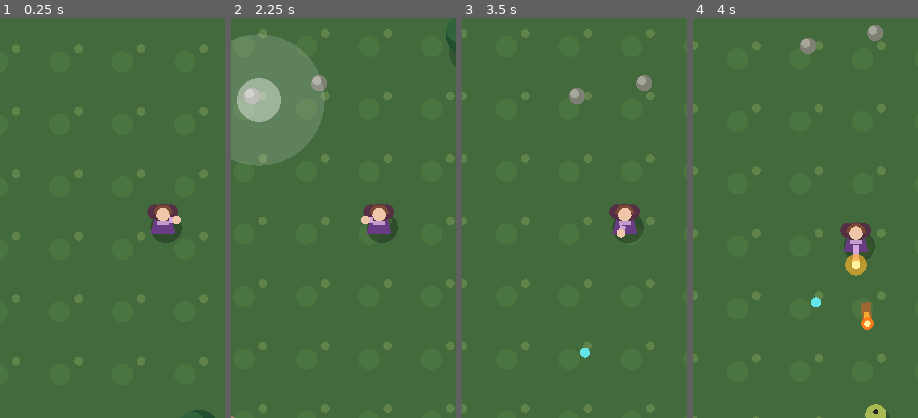
Above: before the commit, frames 1-4 (left to right).
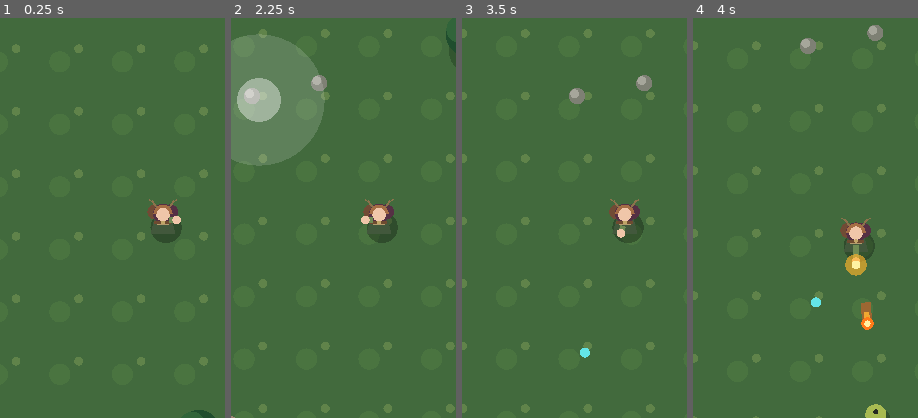
Above: after the commit, the same moments.

Repository: cosmerearchives-creator/dnd-adventurers
Game: Godot game, scene res://scenes/wilderness.tscn
Same seed, same stepped clock (60 frames per second), same inputs: the game is played once before the commit and once after it.
Inputs (mouse positions are % of the whole screen's width and height, from its top left):
- Up to frame 1 (0.25 s): no input
- Up to frame 2 (2.25 s): move the mouse to (45, 70) at 0.52 s; hold Up (ui_up) 0.53-1.25 s; click (45, 70) at 0.67 s; drag from (80, 65) to (45, 70) at 1.27 s; move the mouse to (20, 35) at 2.02 s; hold Left (ui_left) from 2.03 s (still down); click (20, 35) at 2.17 s
- Up to frame 3 (3.5 s): release Left (ui_left) at 2.75 s; drag from (55, 50) to (20, 35) at 2.77 s
- Up to frame 4 (4 s): move the mouse to (35, 25) at 3.52 s; hold Down (ui_down) from 3.53 s (still down); click (35, 25) at 3.67 s
The pictures show only the part of the screen within x 14-64%, y 25-75%; the shares and areas given below are measured in that part.

The runs differ from the first frame. In frame 1, 0.5% of the frame differs, in the area x 65-79%, y 45-54%; in frame 2, 0.5%; in frame 3, 0.5%; in frame 4, 0.6%, in the area x 65-80%, y 50-60%.

Commit message:
Release 0.2.3 woodland druid and randomized three-choice upgrade menu

Diff:
--- a/game/scripts/wilderness.gd
+++ b/game/scripts/wilderness.gd
@@ -23,6 +23,18 @@
 var player_xp := 0
 var xp_needed := 6
 var player_damage := 18.0
+var move_multiplier := 1.0
+var attack_multiplier := 1.0
+var dodge_chance := 0.0
+var bolt_radius := 10.0
+var extra_fireball := false
+var split_fireballs := false
+var explosive_fireballs := false
+var leveling := false
+var pending_levels := 0
+var level_panel: PanelContainer
+var upgrade_list: VBoxContainer
+const UPGRADES := ["attack_speed", "move_speed", "dodge", "multishot", "split", "hitbox", "explosion"]
 var enemies: Array[Dictionary] = []
 var pickups: Array[Vector2] = []
 var firebolts: Array[Dictionary] = []
@@ -74,6 +86,7 @@
     hint_label.text = "Drag to move. Fire bolts cast automatically."
     hud.add_child(hint_label)
     _create_result_popup()
+    _create_level_menu()
     _update_hud()
 
 func _create_result_popup() -> void:
@@ -99,6 +112,77 @@
     content.add_child(restart)
     result_panel.hide()
 
+func _create_level_menu() -> void:
+    var overlay := CenterContainer.new()
+    overlay.set_anchors_and_offsets_preset(Control.PRESET_FULL_RECT)
+    overlay.mouse_filter = Control.MOUSE_FILTER_IGNORE
+    hud.add_child(overlay)
+    level_panel = PanelContainer.new()
+    level_panel.custom_minimum_size = Vector2(590, 530)
+    overlay.add_child(level_panel)
+    var layout := VBoxContainer.new()
+    layout.add_theme_constant_override("separation", 18)
+    level_panel.add_child(layout)
+    var heading := Label.new()
+    heading.text = "LEVEL UP!  CHOOSE ONE"
+    heading.horizontal_alignment = HORIZONTAL_ALIGNMENT_CENTER
+    heading.add_theme_font_size_override("font_size", 30)
+    layout.add_child(heading)
+    upgrade_list = VBoxContainer.new()
+    upgrade_list.add_theme_constant_override("separation", 14)
+    layout.add_child(upgrade_list)
+    level_panel.hide()
+
+func _upgrade_label(id: String) -> String:
+    match id:
+        "attack_speed": return "Swift Casting  -  20% faster attacks"
+        "move_speed": return "Forest Stride  -  15% faster movement"
+        "dodge": return "Wild Instinct  -  +8% dodge chance"
+        "multishot": return "Twin Flame  -  cast two fireballs"
+        "split": return "Ember Seeds  -  split on impact"
+        "hitbox": return "Growing Flame  -  +35% fireball size"
+        "explosion": return "Wildfire  -  explosive impact"
+    return id
+
+func _show_level_menu() -> void:
+    leveling = true
+    touch_index = -1
+    touch_vector = Vector2.ZERO
+    for child in upgrade_list.get_children():
+        child.queue_free()
+    var pool: Array[String] = []
+    for id in UPGRADES:
+        if id == "multishot" and extra_fireball: continue
+        if id == "split" and split_fireballs: continue
+        if id == "explosion" and explosive_fireballs: continue
+        pool.append(id)
+    pool.shuffle()
+    for i in range(mini(3, pool.size())):
+        var id: String = pool[i]
+        var choice := Button.new()
+        choice.text = _upgrade_label(id)
+        choice.custom_minimum_size = Vector2(550, 108)
+        choice.add_theme_font_size_override("font_size", 23)
+        choice.pressed.connect(_choose_upgrade.bind(id))
+        upgrade_list.add_child(choice)
+    level_panel.show()
+
+func _choose_upgrade(id: String) -> void:
+    match id:
+        "attack_speed": attack_multiplier *= 1.20
+        "move_speed": move_multiplier *= 1.15
+        "dodge": dodge_chance = minf(0.75, dodge_chance + 0.08)
+        "multishot": extra_fireball = true
+        "split": split_fireballs = true
+        "hitbox": bolt_radius *= 1.35
+        "explosion": explosive_fireballs = true
+    level_panel.hide()
+    pending_levels -= 1
+    if pending_levels > 0:
+        _show_level_menu()
+    else:
+        leveling = false
+
 func _input(event: InputEvent) -> void:
     if event is InputEventScreenTouch:
         if event.pressed and touch_index == -1 and event.position.x < get_viewport_rect().size.x * 0.55:
@@ -112,7 +196,7 @@
         touch_vector = (event.position - touch_origin).limit_length(TOUCH_RADIUS) / TOUCH_RADIUS
 
 func _process(delta: float) -> void:
-    if game_over:
+    if game_over or leveling:
         queue_redraw()
         return
     elapsed += delta
@@ -125,7 +209,7 @@
     var movement := Input.get_vector("ui_left", "ui_right", "ui_up", "ui_down")
     if touch_vector.length() > 0.08:
         movement = touch_vector
-    player_pos += movement.limit_length(1.0) * PLAYER_SPEED * delta
+    player_pos += movement.limit_length(1.0) * PLAYER_SPEED * move_multiplier * delta
     if movement.length() > 0.1:
         facing = movement.normalized()
     player_pos = player_pos.clamp(Vector2.ONE * -WORLD_RADIUS, Vector2.ONE * WORLD_RADIUS)
@@ -170,6 +254,9 @@
             enemy["pos"] += offset.normalized() * float(stats["speed"]) * delta
         enemy["attack"] = float(enemy["attack"]) - delta
         if distance < 43.0 and float(enemy["attack"]) <= 0.0:
+            if rng.randf() < dodge_chance:
+                enemy["attack"] = 1.0
+                continue
             player_hp -= float(stats["damage"])
             enemy["attack"] = 1.0
             hit_timer = 0.2
@@ -190,12 +277,50 @@
             best = distance
     if nearest < 0:
         return
-    attack_timer = ATTACK_COOLDOWN
+    attack_timer = ATTACK_COOLDOWN / attack_multiplier
     cast_timer = 0.28
     attack_flash = 0.20
     var direction: Vector2 = (enemies[nearest]["pos"] - player_pos).normalized()
     facing = direction
-    firebolts.append({"pos": player_pos + direction * 28.0, "target": enemies[nearest], "direction": direction, "life": 1.5})
+    _spawn_bolt(player_pos + direction * 28.0, enemies[nearest], false)
+    if extra_fireball:
+        var second := -1
+        var second_best := ATTACK_RANGE
+        for i in range(enemies.size()):
+            if i == nearest: continue
+            var distance: float = player_pos.distance_to(enemies[i]["pos"])
+            if distance < second_best:
+                second = i
+                second_best = distance
+        _spawn_bolt(player_pos + direction * 28.0, enemies[second] if second >= 0 else enemies[nearest], false)
+
+func _spawn_bolt(origin: Vector2, target: Dictionary, is_child: bool) -> void:
+    var direction: Vector2 = (target["pos"] - origin).normalized()
+    firebolts.append({"pos": origin, "target": target, "direction": direction, "life": 1.5, "child": is_child})
+
+func _damage_enemy(target: Dictionary, damage: float) -> void:
+    if not enemies.has(target): return
+    target["hp"] = float(target["hp"]) - damage
+    if float(target["hp"]) <= 0.0:
+        pickups.append(target["pos"])
+        enemies.erase(target)
+
+func _impact_bolt(bolt: Dictionary, target: Dictionary) -> void:
+    var point: Vector2 = bolt["pos"]
+    var candidates: Array[Dictionary] = []
+    for enemy in enemies:
+        if enemy != target and point.distance_to(enemy["pos"]) < 270.0:
+            candidates.append(enemy)
+    _damage_enemy(target, player_damage * (0.65 if bolt["child"] else 1.0))
+    if explosive_fireballs:
+        for enemy in enemies.duplicate():
+            if point.distance_to(enemy["pos"]) <= 90.0 + bolt_radius:
+                _damage_enemy(enemy, player_damage * 0.65)
+    if split_fireballs and not bolt["child"]:
+        candidates.shuffle()
+        for i in range(mini(2, candidates.size())):
+            if enemies.has(candidates[i]):
+                _spawn_bolt(point, candidates[i], true)
 
 func _update_firebolts(delta: float) -> void:
     for i in range(firebolts.size() - 1, -1, -1):
@@ -208,11 +333,8 @@
         var direction: Vector2 = (target["pos"] - bolt["pos"]).normalized()
         bolt["direction"] = direction
         bolt["pos"] += direction * FIREBOLT_SPEED * delta
-        if (bolt["pos"] as Vector2).distance_to(target["pos"]) < 25.0:
-            target["hp"] = float(target["hp"]) - player_damage
-            if float(target["hp"]) <= 0.0:
-                pickups.append(target["pos"])
-                enemies.erase(target)
+        if (bolt["pos"] as Vector2).distance_to(target["pos"]) < 15.0 + bolt_radius:
+            _impact_bolt(bolt, target)
             firebolts.remove_at(i)
 
 func _collect_pickups() -> void:
@@ -224,9 +346,9 @@
                 player_xp -= xp_needed
                 player_level += 1
                 xp_needed += 4
-                player_damage += 5.0
-                player_max_hp += 8.0
-                player_hp = minf(player_max_hp, player_hp + 25.0)
+                pending_levels += 1
+                if not leveling:
+                    _show_level_menu()
 
 func _update_hud() -> void:
     var wave := int(elapsed / 60.0) + 1
@@ -281,22 +403,29 @@
         draw_circle(pos + Vector2(4, 7), 19.0, Color(0.0, 0.0, 0.0, 0.24))
         draw_circle(pos, float(ENEMY_TYPES[kind]["radius"]), color)
         draw_circle(pos + Vector2(0, -5), 4.0, Color("#252922"))
-    # Stylized female spellcaster silhouette: flowing hair, fitted tunic, cloak,
+    # Woodland druid silhouette: layered moss cloak, leather, auburn hair, and antler ornaments.
     # shoulder ornaments and an extended casting hand. Placeholder 2.5D art.
     draw_circle(player_pos + Vector2(5, 12), 25.0, Color(0, 0, 0, 0.28))
     var robe := PackedVector2Array([
         player_pos + Vector2(-13, -5), player_pos + Vector2(13, -5),
         player_pos + Vector2(20, 22), player_pos + Vector2(-20, 22)
     ])
-    draw_colored_polygon(robe, Color("#693d83") if hit_timer <= 0 else Color("#dc6666"))
-    draw_circle(player_pos + Vector2(-13, -13), 12.0, Color("#553044"))
+    draw_colored_polygon(robe, Color("#42583c") if hit_timer <= 0 else Color("#dc6666"))
+    draw_circle(player_pos + Vector2(-13, -13), 12.0, Color("#714b35"))
     draw_circle(player_pos + Vector2(12, -13), 12.0, Color("#553044"))
     draw_circle(player_pos + Vector2(0, -10), 16.0, Color("#553044"))
     draw_circle(player_pos + Vector2(0, -9), 11.0, Color("#f0c6a9"))
-    draw_arc(player_pos + Vector2(0, -9), 13.0, PI, TAU, 16, Color("#7d4937"), 5.0)
-    draw_line(player_pos + Vector2(-9, 5), player_pos + Vector2(9, 5), Color("#c29ccf"), 7.0)
+    draw_arc(player_pos + Vector2(0, -9), 13.0, PI, TAU, 16, Color("#a56d45"), 5.0)
+    draw_line(player_pos + Vector2(-9, 5), player_pos + Vector2(9, 5), Color("#b49a6d"), 7.0)
+    # Leaf mantle, leather belt, and branch-like crown add naturalistic detail.
+    draw_line(player_pos + Vector2(-14, 4), player_pos + Vector2(13, 4), Color("#6e4b30"), 5.0)
+    draw_circle(player_pos + Vector2(0, 4), 3.0, Color("#c1a567"))
+    draw_line(player_pos + Vector2(-10, -20), player_pos + Vector2(-18, -31), Color("#8b734c"), 3.0)
+    draw_line(player_pos + Vector2(10, -20), player_pos + Vector2(18, -31), Color("#8b734c"), 3.0)
+    draw_line(player_pos + Vector2(-17, -29), player_pos + Vector2(-23, -33), Color("#8b734c"), 2.0)
+    draw_line(player_pos + Vector2(17, -29), player_pos + Vector2(23, -33), Color("#8b734c"), 2.0)
     var hand := player_pos + facing * (37.0 if cast_timer > 0.0 else 22.0)
-    draw_line(player_pos + facing * 10.0, hand, Color("#d3a6dc"), 9.0)
+    draw_line(player_pos + facing * 10.0, hand, Color("#6f8b54"), 9.0)
     draw_circle(hand, 7.0, Color("#f0c6a9"))
     if cast_timer > 0.0:
         draw_circle(hand + facing * 5.0, 13.0 + 7.0 * sin(elapsed * 30.0), Color("#ffb32b", 0.65))
@@ -304,10 +433,10 @@
     for bolt in firebolts:
         var p: Vector2 = bolt["pos"]
         var d: Vector2 = bolt["direction"]
-        draw_line(p - d * 34.0, p, Color("#ff5722", 0.45), 16.0)
-        draw_line(p - d * 19.0, p, Color("#ffb331", 0.85), 9.0)
-        draw_circle(p, 10.0, Color("#ff7a19"))
-        draw_circle(p, 5.0, Color("#fff3a4"))
+        draw_line(p - d * 34.0, p, Color("#ff5722", 0.45), bolt_radius * 1.6)
+        draw_line(p - d * 19.0, p, Color("#ffb331", 0.85), bolt_radius * 0.9)
+        draw_circle(p, bolt_radius, Color("#ff7a19"))
+        draw_circle(p, bolt_radius * 0.5, Color("#fff3a4"))
     if touch_index >= 0:
         var base := touch_origin + camera.get_screen_center_position() - get_viewport_rect().size / 2.0
         draw_circle(base, TOUCH_RADIUS, Color(1, 1, 1, 0.15))
Not shown, changed: app/build.gradle
